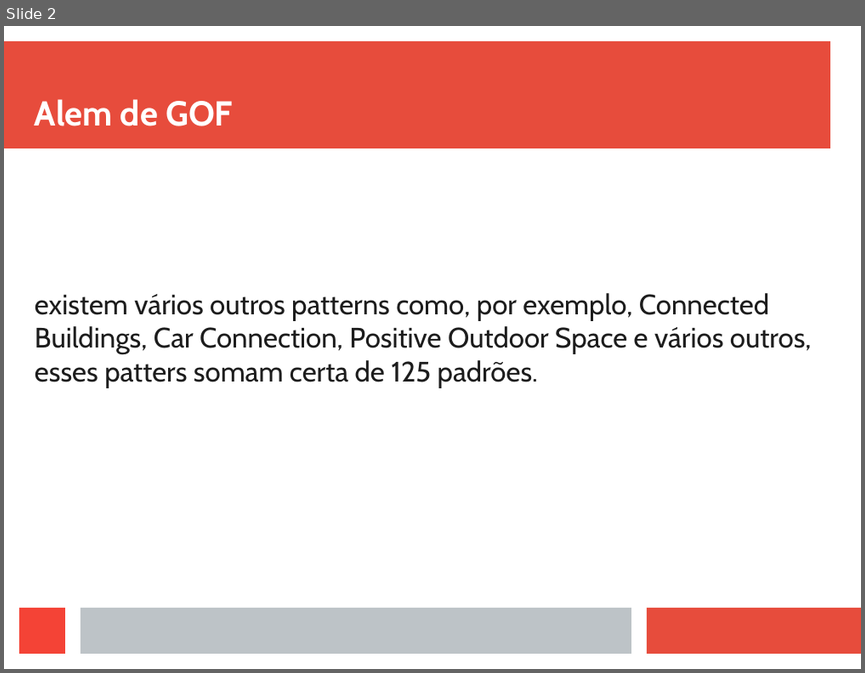
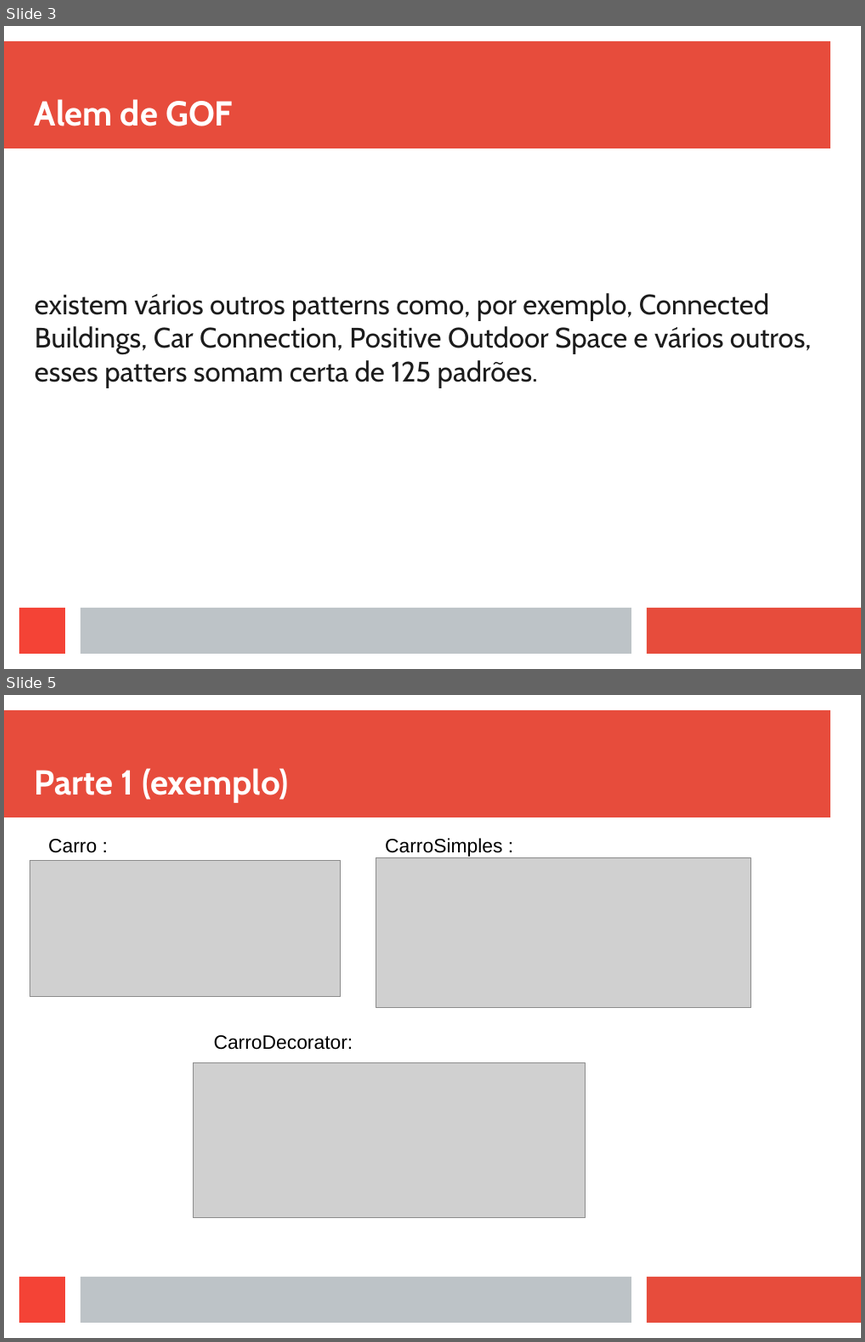
Before and after one commit to viniciusFortti/test, a slide deck: Apresentação/ApresentaçãoTerceiraSemana.odp. Shown one above the other, each under a label of ours: slide 2 before the commit, slides 3 and 5 after it; the slides between them are not shown. The pictures are 865x673 and 865x1342 pixels, drawn with LibreOffice and Linux fonts; fonts in the diff are those of the drawing; grey boxes stand for pictures. Boxes give left, top, right and bottom in pixels: in the first picture for what was removed or moved away, otherwise in the second. Text is boxed around its words. In the diff, an @@ line names an element or a change of style, - is before the commit and + after.

```diff
--- a/Apresentação/ApresentaçãoTerceiraSemana.odp
+++ b/Apresentação/ApresentaçãoTerceiraSemana.odp
@@ slide 5 added at box(4, 695, 861, 1338), background #FFFFFF; not listed: 4 template elements that a slide beside it also shows @@
@@ title added at box(35, 768, 289, 803), 32 pt, text #FFFFFF, bold @@
+Parte 1 (exemplo)
@@ text added at box(48, 839, 97, 853), 18 pt, text #000000 @@
+Carro :
@@ text added at box(385, 838, 502, 857), 18 pt, text #000000 @@
+CarroSimples :
@@ picture added at box(30, 861, 341, 997) @@
@@ picture added at box(375, 857, 750, 1008) @@
@@ text added at box(214, 1035, 353, 1049), 18 pt, text #000000 @@
+CarroDecorator:
@@ picture added at box(193, 1062, 585, 1218) @@
@@ what was slide 2 is now slide 3 @@
```
Also in this commit, not shown: 2 slides changed, 3 other slides added, 16 other files.
